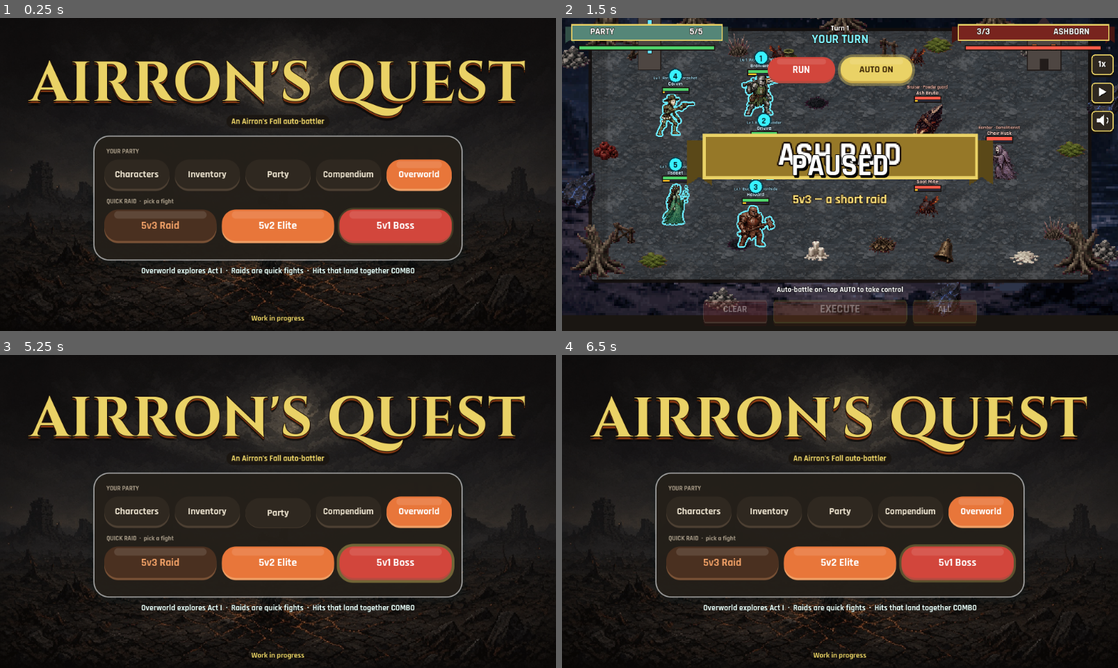
Above: before the commit, frames 1-4 (two rows, left to right).
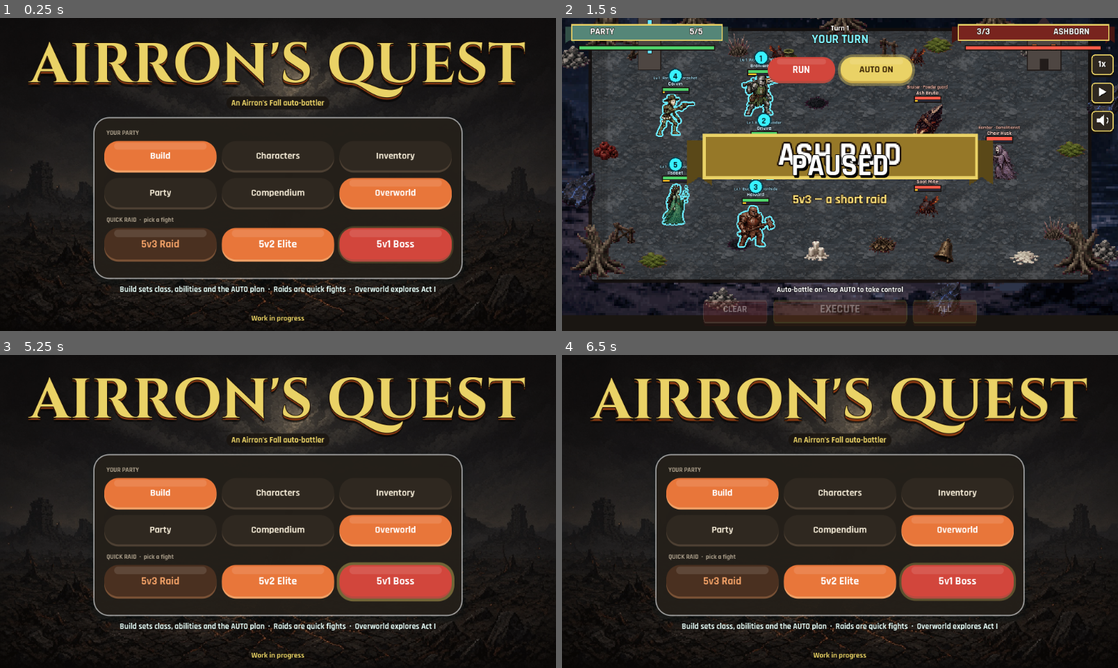
Above: after the commit, the same moments.

Repository: airronkennedy/riftstrike
Game: Godot game, scene res://main.tscn
Same seed, same stepped clock (60 frames per second), same inputs: the game is played once before the commit and once after it.
Inputs (mouse positions are in pixels of both pictures, inside the frame that each line leads up to):
- Up to frame 1 (0.25 s): no input
- Up to frame 2 (1.5 s): tap Enter at 0.5 s; move the mouse to (962, 158) at 0.52 s; hold Right 0.53-1.25 s; tap P at 0.6 s; click (962, 158) at 0.67 s; tap Space at 0.77, 1.25 s; tap Backspace at 0.8 s; drag from (728, 190) to (812, 237) at 1.27 s
- Up to frame 3 (5.25 s): tap Enter at 2, 3.5 s; move the mouse to (333, 442) at 2.02 s; hold Right 2.03-2.75 s; tap Tab at 2.1 s; tap 1 at 2.3 s; tap Space at 2.75, 3.77 s; drag from (250, 574) to (111, 464) at 2.77 s; move the mouse to (444, 558) at 3.52 s; hold Left 3.53-4.25 s; tap 2 at 3.6 s; tap 3 at 3.8 s; tap Escape at 4.15 s; drag from (111, 464) to (194, 433) at 4.27 s; move the mouse to (305, 511) at 5.02 s; hold Down from 5.03 s (still down); tap R at 5.1 s; click (305, 511) at 5.17 s
- Up to frame 4 (6.5 s): tap P at 5.3 s; release Down at 5.75 s; drag from (756, 433) to (728, 527) at 5.77 s

The runs differ from the first frame. In frame 1, 24% of the frame differs, in the area x 5-95%, y 7-88%; in frame 2, nothing differs; in frame 3, 24%; in frame 4, 25%.

Commit message:
Build screen: class change, 4-slot loadout, ordered AUTO sequence editor; title/overworld menu entries; warm overlays; save version gate

Diff:
--- /dev/null
+++ b/scripts/build_ui.gd
@@ -0,0 +1,183 @@
+extends RefCounted
+# Build screen: per keeper, pick a Class, slot abilities (Loadout), and order the AUTO battle plan (Sequence).
+# Data: scripts/quest_rpg.gd. Logic: game.gd set_class / toggle_loadout / seq_of / seq_pick.
+const QuestRPG = preload("res://scripts/quest_rpg.gd")
+var tab := 0 # 0 class, 1 loadout, 2 sequence
+
+func open() -> void:
+	tab = 0
+
+func key(g: Object, k: int) -> void:
+	if k == KEY_ESCAPE or k == KEY_P or k == KEY_BACKSPACE:
+		g.menu_back()
+	elif k == KEY_TAB:
+		tab = (tab + 1) % 3
+	elif k == KEY_1: tab = 0
+	elif k == KEY_2: tab = 1
+	elif k == KEY_3: tab = 2
+	elif k == KEY_UP or k == KEY_LEFT:
+		g.select_hero(g.char_sel - 1)
+	elif k == KEY_DOWN or k == KEY_RIGHT:
+		g.select_hero(g.char_sel + 1)
+
+func draw(g: Object, vw: float, vh: float) -> void:
+	var short: bool = vh <= 430
+	var area: Rect2 = g.menu_sheet("bld_back", "Build", "Class, abilities and the AUTO battle plan for each keeper.",
+		func(): g.menu_back(), ["Class", "Loadout", "Sequence"], tab, func(i): tab = i, "bld_tab")
+	var d: Rect2 = g.hero_picker("bld_hero_", area, short, func(hn, hs): return "Lv." + str(int(hs.level)) + "  " + str(hs.cls))
+	var name: String = g.selected_hero()
+	if tab == 0: _draw_class(g, name, d, short)
+	elif tab == 1: _draw_loadout(g, name, d, short)
+	else: _draw_seq(g, name, d, short)
+
+# ------------------------------------------------------------------ class
+func _draw_class(g: Object, name: String, d: Rect2, short: bool) -> void:
+	var cur: String = str(g.CHAR[name].cls)
+	g.text("%s is a %s. Changing class swaps stats and the ability pool, and resets the loadout and sequence to that class's defaults." % [name, cur],
+		d.position.x + 2.0, d.position.y + 8.0, g.fit_size("x".repeat(150), 12.0, d.size.x, 8.0), g.UI_MUTED, "left")
+	var ids: Array = QuestRPG.CLASS_ORDER
+	var cols: int = 3 if d.size.x >= 480.0 else 2
+	var gap: float = 8.0
+	var top: float = d.position.y + 22.0
+	var rows: int = int(ceil(float(ids.size()) / float(cols)))
+	var cw: float = (d.size.x - gap * float(cols - 1)) / float(cols)
+	var ch: float = minf(150.0, (d.end.y - top - gap * float(rows - 1)) / float(rows))
+	for i in ids.size():
+		var cls: String = ids[i]
+		var c: Dictionary = QuestRPG.CLASSES[cls]
+		var r := Rect2(d.position.x + float(i % cols) * (cw + gap), top + float(i / cols) * (ch + gap), cw, ch)
+		var sel: bool = cls == cur
+		g.rbox(r, 16.0, g.UI_GOLD_L if sel else g.UI_CARD, g.UI_GOLD if sel else g.UI_LINE, 2.5 if sel else 1.5)
+		g.text(cls, r.position.x + 12.0, r.position.y + 16.0, 18.0 if not short else 15.0, g.UI_GOLD if sel else g.UI_INK, "left")
+		g.text(("CURRENT · " if sel else "") + str(c.role), r.end.x - 10.0, r.position.y + 16.0, 11.0, g.UI_GOLD if sel else g.UI_TEAL_D, "right")
+		var lines: Array = g.wrap_words(str(c.blurb), 12.0, r.size.x - 22.0)
+		var ly: float = r.position.y + 38.0
+		for ln in lines.slice(0, 2):
+			g.text(str(ln), r.position.x + 12.0, ly, 12.0, g.UI_MUTED, "left"); ly += 15.0
+		var parts: Array = []
+		for k in ["hp", "atk", "def", "armor", "crit", "speed"]:
+			if int(c.get(k, 0)) != 0: parts.append("%s +%d" % [{"hp": "HP", "atk": "ATK", "def": "DEF", "armor": "ARM", "crit": "CRIT", "speed": "SPD"}[k], int(c[k])])
+		var pk: String = "  ".join(parts)
+		g.text(pk, r.position.x + 12.0, r.end.y - 30.0, g.fit_size(pk, 11.0, r.size.x - 22.0, 8.0), g.UI_INK, "left")
+		var pool: Array = g.RPG_POOL_IDS.get(cls, [])
+		var names: Array = []
+		for id in pool.slice(0, 3): names.append(str(g.ABILITY_DEFS[id].name))
+		var nl: String = ", ".join(names) + " …"
+		g.text(nl, r.position.x + 12.0, r.end.y - 13.0, g.fit_size(nl, 11.0, r.size.x - 22.0, 8.0), g.UI_TEAL_D, "left")
+		var cc: String = cls
+		g.add_btn("bld_cls_" + cls, r, func(): g.set_class(name, cc); g.sfx.tone(784, 0.05, "triangle", 0.03))
+
+# ------------------------------------------------------------------ loadout
+func _src_tag(g: Object, name: String, id: String) -> String:
+	if str(g.SIG_AB.get(name, "")) == id: return "Signature"
+	return "Class" if str(g.ABILITY_DEFS[id].src) == "class" else "Subclass"
+
+func _draw_loadout(g: Object, name: String, d: Rect2, short: bool) -> void:
+	var lo: Array = g.loadout_of(name)
+	var n: int = QuestRPG.LOADOUT_SLOTS
+	g.text("Slotted (%d/%d) · tap one to remove it" % [lo.size(), n], d.position.x + 2.0, d.position.y + 8.0, 12.0, g.UI_MUTED, "left")
+	var gap: float = 8.0
+	var sw: float = (d.size.x - gap * float(n - 1)) / float(n)
+	var sh: float = 50.0 if short else 62.0
+	var y: float = d.position.y + 20.0
+	for i in n:
+		var r := Rect2(d.position.x + float(i) * (sw + gap), y, sw, sh)
+		if i < lo.size():
+			var id: String = str(lo[i])
+			g.rbox(r, 14.0, g.UI_GOLD_L, g.UI_GOLD, 2.0)
+			var nm: String = str(g.ABILITY_DEFS[id].name)
+			g.text(nm, r.get_center().x, r.position.y + sh * 0.34, g.fit_size(nm, 15.0, sw - 12.0, 9.0), g.UI_INK)
+			var ef: String = g.ab_effect_line(id)
+			g.text(ef, r.get_center().x, r.position.y + sh * 0.72, g.fit_size(ef, 11.0, sw - 12.0, 7.0), g.ab_color(id))
+			var iid: String = id
+			g.add_btn("bld_slot_%d" % i, r, func(): g.toggle_loadout(name, iid); g.sfx.tone(440, 0.05, "triangle", 0.03))
+		else:
+			g.rbox(r, 14.0, g.UI_CARD, g.UI_LINE, 1.5)
+			g.text("Empty slot", r.get_center().x, r.get_center().y, 13.0, g.UI_MUTED)
+	y += sh + 12.0
+	var pool: Array = g.class_ability_ids(name) + g.sub_ability_ids(str(g.CHAR[name].sub))
+	g.text("%s pool · %s subclass · tap to slot" % [str(g.CHAR[name].cls), str(g.CHAR[name].sub)], d.position.x + 2.0, y, 12.0, g.UI_MUTED, "left")
+	y += 12.0
+	var cols: int = 2
+	var cw: float = (d.size.x - gap) / 2.0
+	var rows: int = int(ceil(float(pool.size()) / 2.0))
+	var rh: float = clampf((d.end.y - y - gap * float(rows - 1)) / float(maxi(1, rows)), 24.0, 44.0)
+	for i in pool.size():
+		var id2: String = str(pool[i])
+		if not g.ABILITY_DEFS.has(id2): continue
+		var r2 := Rect2(d.position.x + float(i % cols) * (cw + gap), y + float(i / cols) * (rh + 4.0), cw, rh)
+		var slotted: bool = lo.find(id2) >= 0
+		var ok: bool = g.ab_unlocked(name, id2)
+		g.rbox(r2, rh / 2.0, g.UI_GOLD_L if slotted else g.UI_CARD, g.UI_GOLD if slotted else g.UI_LINE, 1.5)
+		var nm2: String = str(g.ABILITY_DEFS[id2].name)
+		var tag: String = _src_tag(g, name, id2) if ok else "Lv %d" % int(g.ABILITY_DEFS[id2].lv)
+		g.text(nm2, r2.position.x + 14.0, r2.get_center().y - (6.0 if rh > 34.0 else 0.0), 13.0, g.UI_INK if ok else g.UI_MUTED, "left")
+		if rh > 34.0:
+			var ef2: String = g.ab_effect_line(id2)
+			g.text(ef2, r2.position.x + 14.0, r2.get_center().y + 9.0, g.fit_size(ef2, 10.0, cw - 110.0, 7.0), g.ab_color(id2) if ok else g.UI_MUTED, "left")
+		g.text(("✓ " if slotted else "") + tag, r2.end.x - 12.0, r2.get_center().y, 11.0, g.UI_GOLD if slotted else (g.UI_TEAL_D if ok else g.UI_LOCK), "right")
+		if ok:
+			var tid: String = id2
+			g.add_btn("bld_pool_" + id2, r2, func():
+				var good: bool = g.toggle_loadout(name, tid)
+				g.sfx.tone(784 if good else 220, 0.05, "triangle", 0.03))
+
+# ------------------------------------------------------------------ sequence
+func _cycle(arr: Array, cur: String) -> String:
+	if arr.is_empty(): return cur
+	var i: int = arr.find(cur)
+	return str(arr[(i + 1) % arr.size()])
+
+func _move(name: String, g: Object, i: int, dir: int) -> void:
+	var s: Array = g.seq_of(name).duplicate(true)
+	var j: int = i + dir
+	if j < 0 or j >= s.size(): return
+	var t = s[i]; s[i] = s[j]; s[j] = t
+	g.AB_SEQ[name] = s; g.save_cfg()
+
+func _draw_seq(g: Object, name: String, d: Rect2, short: bool) -> void:
+	var seq: Array = g.seq_of(name)
+	var lo: Array = g.loadout_of(name)
+	g.text("When MP is full, AUTO fires the FIRST rule that passes (top to bottom). None pass: basic attack, MP is kept.",
+		d.position.x + 2.0, d.position.y + 8.0, g.fit_size("x".repeat(110), 12.0, d.size.x, 8.0), g.UI_MUTED, "left")
+	var y: float = d.position.y + 22.0
+	var rh: float = 38.0 if short else 46.0
+	var gap: float = 6.0
+	var sb: float = rh - 8.0
+	for i in seq.size():
+		var rr: Array = seq[i]
+		var id: String = str(rr[0])
+		var cond: String = str(rr[1])
+		var r := Rect2(d.position.x, y, d.size.x, rh)
+		var live: bool = lo.find(id) >= 0
+		g.rbox(r, 14.0, g.UI_CARD, g.UI_GOLD if i == 0 else g.UI_LINE, 1.5)
+		g.text("#%d" % (i + 1), r.position.x + 20.0, r.get_center().y, 15.0, g.UI_GOLD)
+		var aw: float = minf(220.0, (r.size.x - 4.0 * (sb + 6.0) - 60.0) * 0.48)
+		var ar := Rect2(r.position.x + 40.0, r.position.y + 4.0, aw, rh - 8.0)
+		var an: String = str(g.ABILITY_DEFS[id].name) + ("" if live else "  (not slotted)")
+		var ii: int = i
+		g.pill("bld_sa_%d" % i, ar, an, "primary" if live else "soft", 13.0, func():
+			var s: Array = g.seq_of(name).duplicate(true)
+			s[ii][0] = _cycle(g.loadout_of(name), str(s[ii][0])); g.AB_SEQ[name] = s; g.save_cfg())
+		g.text("if", ar.end.x + 14.0, r.get_center().y, 13.0, g.UI_MUTED)
+		var cr := Rect2(ar.end.x + 28.0, r.position.y + 4.0, aw, rh - 8.0)
+		g.pill("bld_sc_%d" % i, cr, str(QuestRPG.CONDITIONS[cond]), "gold" if cond != "always" else "soft", 12.0, func():
+			var s2: Array = g.seq_of(name).duplicate(true)
+			s2[ii][1] = _cycle(QuestRPG.COND_ORDER, str(s2[ii][1])); g.AB_SEQ[name] = s2; g.save_cfg())
+		var bx: float = r.end.x - 3.0 * (sb + 6.0)
+		g.pill("bld_su_%d" % i, Rect2(bx, r.position.y + 4.0, sb, sb), "▲", "soft", 13.0, func(): _move(name, g, ii, -1), i == 0)
+		g.pill("bld_sd_%d" % i, Rect2(bx + sb + 6.0, r.position.y + 4.0, sb, sb), "▼", "soft", 13.0, func(): _move(name, g, ii, 1), i == seq.size() - 1)
+		g.pill("bld_sx_%d" % i, Rect2(bx + 2.0 * (sb + 6.0), r.position.y + 4.0, sb, sb), "✕", "danger", 13.0, func():
+			var s3: Array = g.seq_of(name).duplicate(true)
+			s3.remove_at(ii); g.AB_SEQ[name] = s3; g.save_cfg())
+		y += rh + gap
+	var bw: float = 150.0
+	var by: float = minf(y + 4.0, d.end.y - rh)
+	g.pill("bld_add", Rect2(d.position.x, by, bw, rh - 6.0), "+ Add rule", "primary", 14.0, func():
+		var s4: Array = g.seq_of(name).duplicate(true)
+		var l2: Array = g.loadout_of(name)
+		s4.append([str(l2[0]) if l2.size() > 0 else "", "always"]); g.AB_SEQ[name] = s4; g.save_cfg(), seq.size() >= QuestRPG.MAX_RULES)
+	g.pill("bld_reset", Rect2(d.position.x + bw + 10.0, by, bw, rh - 6.0), "Reset to default", "soft", 13.0, func():
+		g.AB_SEQ.erase(name); g.seq_of(name); g.save_cfg())
+	g.text("Tap an ability to cycle your slotted ones · tap the rule to cycle checks", d.position.x + 2.0 * bw + 26.0, by + (rh - 6.0) / 2.0,
+		g.fit_size("Tap an ability to cycle your slotted ones · tap the rule to cycle checks", 11.0, d.size.x - 2.0 * bw - 30.0, 7.0), g.UI_MUTED, "left")
--- a/scripts/game.gd
+++ b/scripts/game.gd
@@ -791,7 +791,9 @@
 const WorldMapUI = preload("res://scripts/world_map_ui.gd")
 const StatsUI = preload("res://scripts/stats_ui.gd")
 const CompendiumUI = preload("res://scripts/compendium.gd")
+const BuildUI = preload("res://scripts/build_ui.gd")
 var COMP = null
+var BUILD = null
 var WORLD = null
 var WMAP = null
 var STATS = null
@@ -2868,7 +2870,7 @@
 ## and optional tabs (right of the title, or under it on narrow screens). Returns the content rect.
 func menu_sheet(back_id: String, title: String, helper: String, back_cb: Callable, tabs: Array = [], tab_cur: int = 0, tab_cb: Callable = Callable(), tab_id: String = "") -> Rect2:
 	var short: bool = VHc <= 430
-	draw_rect(Rect2(0, 0, VWc, VHc), Color(0.03, 0.1, 0.11, 0.6))
+	draw_rect(Rect2(0, 0, VWc, VHc), Color(0.05, 0.04, 0.03, 0.7))
 	var m: float = 8.0 if short else 14.0
 	var panel := Rect2(m, m, VWc - m * 2.0, VHc - m * 2.0)
 	rbox(panel, 22.0 if short else 28.0, UI_SHEET, Color(1, 1, 1, 0.55), 2.0, 12.0)
@@ -3015,6 +3017,7 @@
 			sq.append(str(rr[0]) + ":" + str(rr[1]))
 		cf.set_value("ab_seq", name, ",".join(sq))
 	cf.set_value("rs", "auto", AUTO)
+	cf.set_value("rs", "rpg_v", 1)
 	cf.set_value("party", "squad", ",".join(SQUAD))
 	cf.set_value("inv", "bag", ",".join(INV))
 	if WORLD != null:
@@ -3039,7 +3042,7 @@
 		if typeof(raw) == TYPE_STRING and raw != "":
 			var parts: PackedStringArray = raw.split("|")
 			# Class is changeable (Build screen); only RPG classes load.
-			if parts.size() >= 2 and RPG_POOL_IDS.has(parts[0]):
+			if parts.size() >= 2 and RPG_POOL_IDS.has(parts[0]) and int(cf.get_value("rs", "rpg_v", 0)) >= 1:
 				CHAR[name].cls = parts[0]
 			var sub := parts[1] if parts.size() >= 2 else (parts[0] if parts.size() == 1 else "")
 			if SUB_DEFS.has(sub):
@@ -3140,6 +3143,12 @@
 	screen = "inv"
 	sfx.tone(660, 0.06, "square", 0.035)
 
+func open_build() -> void:
+	char_sel = clampi(char_sel, 0, HERO_NAMES.size() - 1)
+	BUILD.open()
+	screen = "build"
+	sfx.tone(660, 0.06, "square", 0.035)
+
 func open_compendium() -> void:
 	COMP.open()
 	screen = "compendium"
@@ -3212,6 +3221,11 @@
 		phase = "title"
 		open_chars()
 		menu_return = "overworld"
+	elif which == "build":
+		new_battle()
+		phase = "title"
+		open_build()
+		menu_return = "overworld"
 	sfx.tone(660, 0.06, "square", 0.035)
 
 
@@ -3389,7 +3403,7 @@
 
 func draw_chars() -> void:
 	var short: bool = VHc <= 430
-	var area: Rect2 = menu_sheet("chars_back", "Characters", "Pick a hero, then swap their subclass. Class stays locked.", func(): menu_back())
+	var area: Rect2 = menu_sheet("chars_back", "Characters", "Pick a hero, then swap their subclass. Change class in Build.", func(): menu_back())
 	var d: Rect2 = hero_picker("hero_", area, short, func(hn, hs): return "Lv." + str(int(hs.level)) + "  " + str(hs.cls) + " · " + str(hs.sub))
 	var name := selected_hero()
 	var st := compute_hero_stats(name)
@@ -3954,11 +3968,11 @@
 
 
 func _draw_ow_menu(short: bool) -> void:
-	draw_rect(Rect2(0, 0, VWc, VHc), Color(0.02, 0.08, 0.09, 0.5))
+	draw_rect(Rect2(0, 0, VWc, VHc), Color(0.05, 0.04, 0.03, 0.55))
 	var items := [
 		["owm_map", "Map", "Where to go next", "map"], ["owm_party", "Party", "Pick your five", "party"],
 		["owm_inv", "Inventory", "Gear and abilities", "inv"], ["owm_stats", "Stats", "Compare heroes", "stats"],
-		["owm_chars", "Characters", "Swap subclasses", "chars"], ["owm_title", "Title", "Main screen", "title"],
+		["owm_build", "Build", "Class, abilities, plan", "build"], ["owm_chars", "Characters", "Swap subclasses", "chars"], ["owm_title", "Title", "Main screen", "title"],
 	]
 	var cols: int = 2 if VWc < 700 else 3
 	var gap: float = 10.0 if short else 14.0
@@ -4020,7 +4034,7 @@
 	var rbh: float = 50.0 if short else 62.0
 	var gap: float = 10.0
 	var lab_h: float = 18.0 if short else 24.0
-	var menu_one_row: bool = sw >= 5.0 * 112.0 + 4.0 * gap + pad * 2.0
+	var menu_one_row: bool = sw >= 6.0 * 112.0 + 4.0 * gap + pad * 2.0
 	var menu_rows: int = 1 if menu_one_row else 2
 	var raid_one_row: bool = sw >= 3.0 * 130.0 + 2.0 * gap + pad * 2.0
 	var raid_rows: int = 1 if raid_one_row else 2
@@ -4054,6 +4068,7 @@
 	section_label("YOUR PARTY", ix, iy + lab_h * 0.4, short)
 	iy += lab_h
 	var menus := [
+		["build", "Build", "primary", func(): open_build()],
 		["chars", "Characters", "soft", func(): open_chars()],
 		["inv", "Inventory", "soft", func(): open_inv()],
 		["party", "Party", "soft", func(): open_party()],
@@ -4091,7 +4106,7 @@
 			pill(sp2[0], r2, sp2[1], sp2[2], bfs, func(): start_fight(n2), false, false, sp2[0] == "raid1")
 	y = sr.end.y + 10.0
 	if not short:
-		var hint: String = "Overworld explores Act I  ·  Raids are quick fights  ·  Hits that land together COMBO"
+		var hint: String = "Build sets class, abilities and the AUTO plan  ·  Raids are quick fights  ·  Overworld explores Act I"
 		text(hint, cx, y + hint_fs * 0.6, fit_size(hint, hint_fs, vw - 24.0, 10.0), Color("#e9fff9"), "center", 3, Color(0, 0, 0, 0.7))
 	var cfs := 12.0 if short else 14.0
 	var cy := VHc - (4.0 if short else 10.0) - cfs
@@ -4241,7 +4256,7 @@
 		hint_base = draw_ability_panel(short_land, by) - 4
 	if G != null and phase == "battle":
 		if AUTO: hint = "Auto-battle on · tap AUTO to take control"
-		elif sel: hint = "Tap again to remove · full MP bar = ability" if n > 0 else "Tap your knights in attack order · or tap AUTO"
+		elif sel: hint = "Tap again to remove · full MP bar = ability" if n > 0 else "Tap your keepers in attack order · or tap AUTO to let your plan run"
 		else: hint = "Your knights are attacking…" if G.side == "blue" else ("The boss is attacking…" if (G.n_red == 1 and encounter.is_empty()) else "Enemies are attacking…")
 	if hint != "":
 		var hfs := 12.0 if short_land else 14.0
@@ -4544,6 +4559,7 @@
 	elif screen == "inv": draw_inv()
 	elif screen == "party": draw_party()
 	elif screen == "compendium": COMP.draw(self, VWc, VHc)
+	elif screen == "build": BUILD.draw(self, VWc, VHc)
 	elif screen == "results": draw_results()
 	elif phase == "battle" or phase == "ending": draw_battle_ui()
 
@@ -4746,6 +4762,9 @@
 	if screen == "compendium":
 		COMP.key(self, k)
 		return
+	if screen == "build":
+		BUILD.key(self, k)
+		return
 	if screen == "chars" or screen == "inv" or screen == "party" or screen == "overworld":
 		if k == KEY_ESCAPE or k == KEY_P:
 			menu_back()
@@ -4801,6 +4820,7 @@
 	WMAP.setup(WORLD)
 	STATS = StatsUI.new()
 	COMP = CompendiumUI.new()
+	BUILD = BuildUI.new()
 	load_cfg()
 	sfx.muted = muted
 	# Airron's Fall run theme loops under the whole game (web builds start it after the first tap).
--- a/tools/shot_quest.gd
+++ b/tools/shot_quest.gd
@@ -19,6 +19,16 @@
 func _run() -> void:
 	await wait(800)
 	await shot("01_title")
+	g.open_build()
+	for t in 3:
+		g.BUILD.tab = t
+		await wait(200)
+		await shot("01%s_build_%s" % ["abc"[t], ["class", "loadout", "sequence"][t]])
+	g.select_hero(4)
+	g.BUILD.tab = 2
+	await wait(200)
+	await shot("01d_build_sequence_cleric")
+	g.menu_back()
 	g.open_compendium()
 	g.COMP.set_tab(2)
 	await wait(250)
Not shown, added: scripts/build_ui.gd.uid
Not shown, added: scripts/quest_rpg.gd.uid
